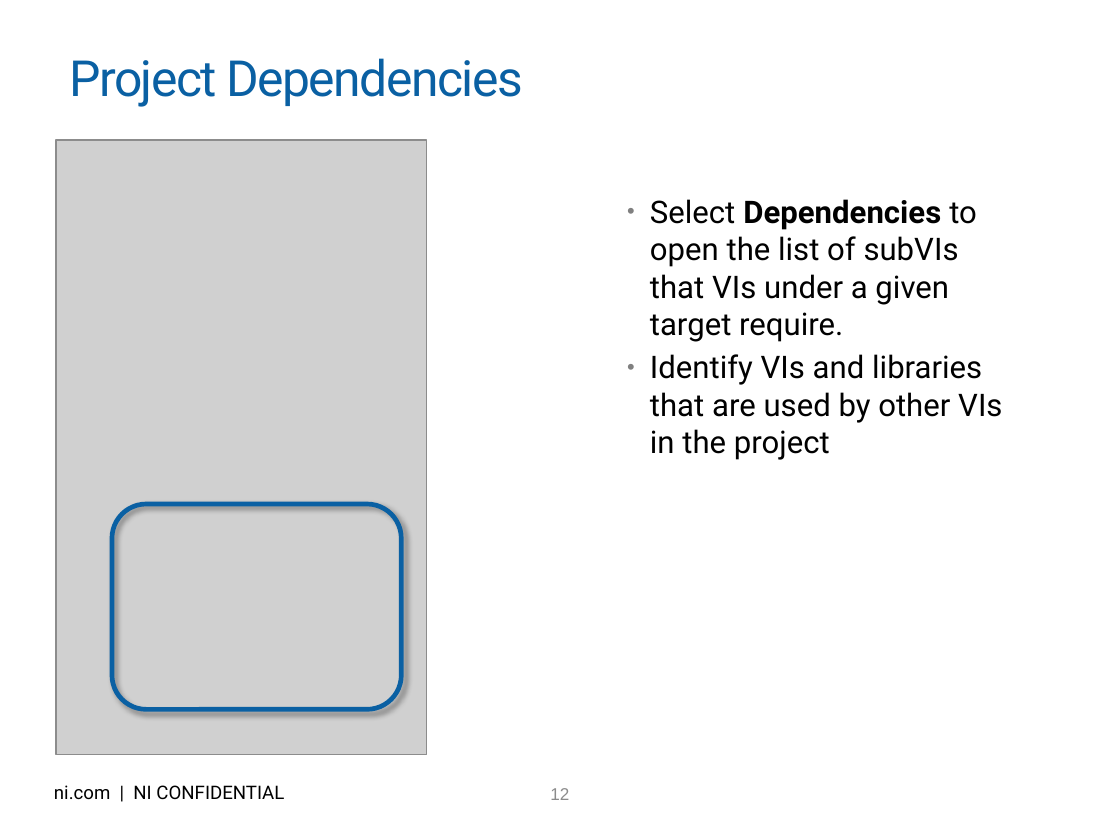
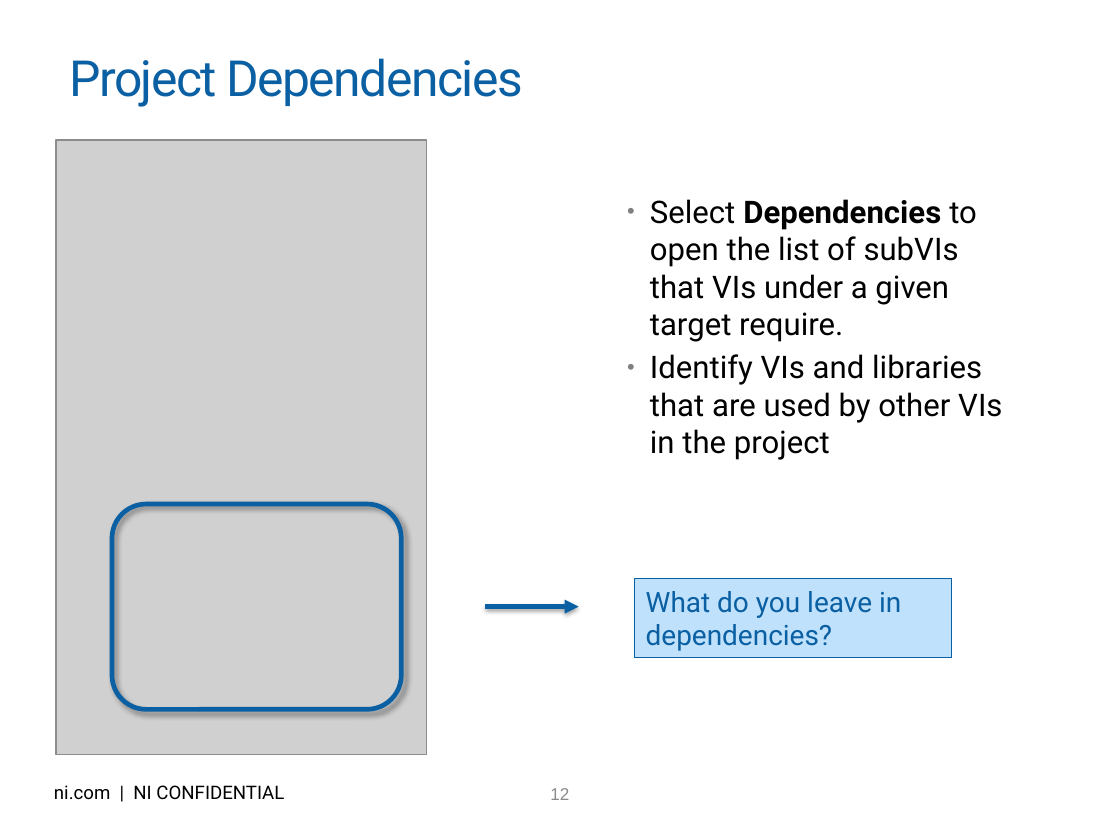
Before and after one commit to njhollenback/Presentations, a slide deck: slide 12 of LV for Advanced Apps - 10 Keys to Success - .pptx. Drawn at 1120x840 pixels with LibreOffice and Linux fonts; fonts in the diff are those of the drawing; grey boxes stand for pictures; background and template pictures are left out. Boxes give left, top, right and bottom in pixels: in the first picture for what was removed or moved away, otherwise in the second. Text is boxed around its words. In the diff, an @@ line names an element or a change of style, - is before the commit and + after.

```diff
--- a/LV for Advanced Apps - 10 Keys to Success - .pptx
+++ b/LV for Advanced Apps - 10 Keys to Success - .pptx
@@ rectangle added at <box>635,579,952,659</box>, fill #BFE1FB, outline #0A60A3 0.75 pt, 18 pt, text #0A60A3 @@
+What do you leave in dependencies?
@@ arrow added from (485, 607) to (579, 607), #0A60A3 3 pt @@
```
Also in this commit, not shown: 5 other slides changed, 1 slide removed.
